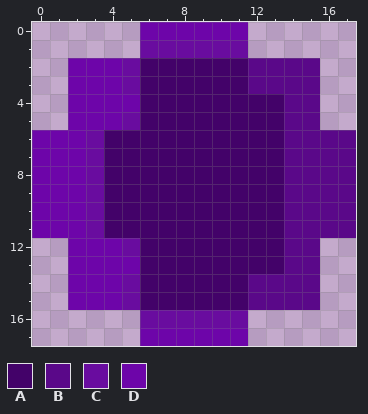
File history of a pixel-art sprite, Game/data/enemyprojectile_3.png. This is how it looked before the edit.
The file is 90x90 pixels, drawn in blocks of 5x5; one block is one cell here. Colours within 5 levels of each other are drawn and written as one.
Palette (. is transparent): A #430269  B #5a0889  C #690c9f  D #6d05a9
After the commit:
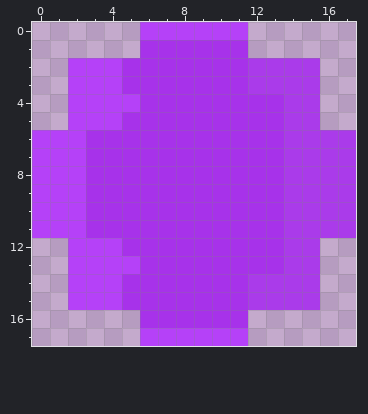
Edits made:
{"colour":"A","old":"#430269","new":"#a732ea"}
{"colour":"B","old":"#5a0889","new":"#aa3bea"}
{"colour":"D","old":"#6d05a9","new":"#b541f8"}
{"y":1,"x":6,"old":"CCCCCC","new":"AAAAAA"}
{"y":2,"x":5,"old":"C","new":"A"}
{"y":3,"x":5,"old":"C","new":"A"}
{"y":5,"x":5,"old":"C","new":"A"}
{"y":6,"x":3,"old":"C","new":"A"}
{"y":7,"x":3,"old":"C","new":"A"}
{"y":8,"x":3,"old":"C","new":"A"}
{"y":9,"x":3,"old":"C","new":"A"}
{"y":10,"x":3,"old":"C","new":"A"}
{"y":11,"x":3,"old":"C","new":"A"}
{"y":12,"x":5,"old":"C","new":"A"}
{"y":14,"x":5,"old":"C","new":"A"}
{"y":15,"x":5,"old":"C","new":"A"}
{"y":16,"x":6,"old":"CCCCCC","new":"AAAAAA"}
{"label":"changed","picture_box":[32,22,356,346]}
